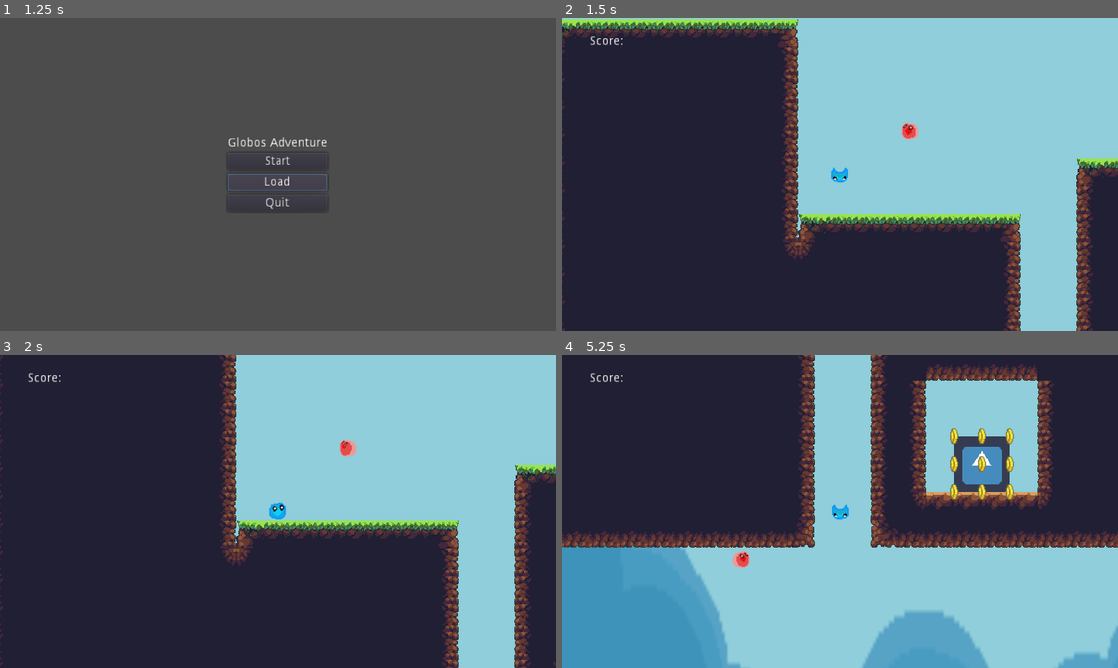
Above: before the commit, frames 1-4 (two rows, left to right).
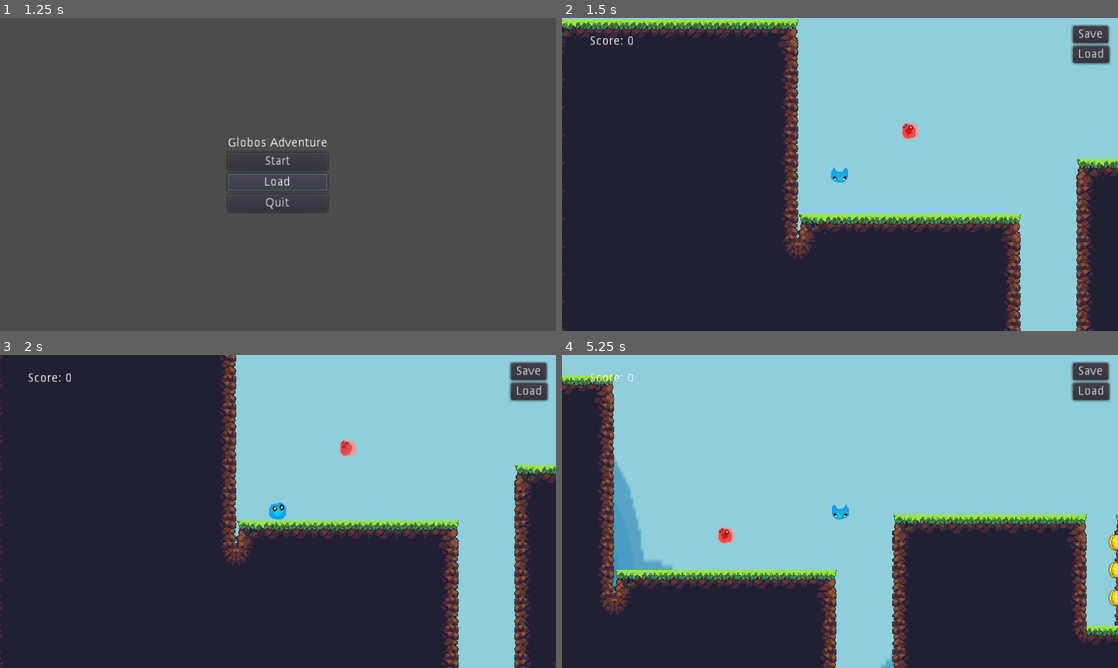
Above: after the commit, the same moments.

Repository: Smaniac1/07-2D-Platformer
Game: Godot game, scene res://Start Menu.tscn
The game is run twice, just before and just after one commit, with the same random seed, the same clock (stepped at 60 frames per second) and the same inputs. The engine's default icon, where the game draws it, is replaced by a stand-in: a white triangle on a blue panel in a dark square.
Inputs (mouse positions are in pixels of both pictures, inside the frame that each line leads up to):
- Up to frame 1 (1.25 s): click "Load" at 0.5 s
- Up to frame 2 (1.5 s): click "Start" at 1.25 s
- Up to frame 3 (2 s): no input
- Up to frame 4 (5.25 s): click (1090, 370) at 2 s, where only the run after the commit has a clickable "Save"; click (1090, 392) at 2.75 s, where only the run after the commit has a clickable "Load"; hold Right (ui_right) 3.53-5.03 s; tap Up (ui_up) at 3.77, 4.52 s; hold Left (ui_left) from 5.03 s (still down)

Frame 1 is identical in both runs. In frame 2, 0.9% of the frame differs, in the area x 11-99%, y 2-16%; in frame 3, 0.9%; in frame 4, 77%, in the area x 0-100%, y 0-100%.

Commit message:
Fixes hitboxes and adds save/load
I am sorry this has taken me so long. There were enough students having trouble, that I decided to offer a solution to everyone. You still have a money-pump problem (you could save which coins are missing, for example), but this is at least a beginning. I hope this helps.

Diff:
--- a/Enemy.gd
+++ b/Enemy.gd
@@ -36,13 +36,14 @@
 
 
 func _on_StompArea2D_area_entered():
-	var bodies = $StompArea2D.get_overlapping_bodies()
-	for body in bodies:
-		if body.name == "Player":
-			if Player.position.y < $StompArea2D/CollisionShape2D.position.y:
-				die()
-			elif Player.position.y - 1> $StompArea2D/CollisionShape2D.position.y:
-				Player.die()
+	pass
+	#var bodies = $StompArea2D.get_overlapping_bodies()
+	#for body in bodies:
+	#	if body.name == "Player":
+	#		if Player.position.y < $StompArea2D/CollisionShape2D.position.y:
+	#			die()
+	#		elif Player.position.y - 1> $StompArea2D/CollisionShape2D.position.y:
+	#			Player.die()
 
 
 func die() -> void:
--- a/Enemy.tscn
+++ b/Enemy.tscn
@@ -14,16 +14,16 @@
 "speed": 10.0
 } ]
 
-[sub_resource type="CircleShape2D" id=4]
+[sub_resource type="CircleShape2D" id=2]
 radius = 11.0
 
-[sub_resource type="CapsuleShape2D" id=5]
+[sub_resource type="CapsuleShape2D" id=3]
 radius = 3.0
 height = 10.0
 
 [node name="Enemy" type="KinematicBody2D"]
 collision_layer = 2
-collision_mask = 4
+collision_mask = 5
 script = ExtResource( 1 )
 __meta__ = {
 "_edit_group_": true
--- /dev/null
+++ b/Global.gd
@@ -0,0 +1,60 @@
+extends Node2D
+
+var score = 0
+var lives = 0
+var level = 0
+
+var save_path = "res://savegame.sav"
+var config = ConfigFile.new()
+var load_data = config.load(save_path)
+
+func save_data():
+	config.set_value("Save","score",score)
+	config.set_value("Save","lives",lives)
+	config.set_value("Save","level",level)
+	config.save(save_path)
+
+func load_data():
+	score = config.get_value("Save","score")
+	lives = config.get_value("Save","lives")
+	level = config.get_value("Save","level")
+	if level == 0:
+		get_tree().change_scene("res://Start Menu.tscn")
+	if level == 1:
+		get_tree().change_scene("res://World.tscn")
+	if level == 2:
+		get_tree().change_scene("res://World2.tscn")
+
+
+
+"""
+func save_game():
+	var save_game = File.new()
+	save_game.open("user://savegame.save", File.WRITE)
+	var save_nodes = get_tree().get_nodes_in_group("Persist")
+	for i in save_nodes:
+		var node_data = i.call("save");
+		save_game.store_line(to_json(node_data))
+	save_game.close()
+
+func load_game():
+	var save_game = File.new()
+	if not save_game.file_exists("user://savegame.save"):
+		return # Error! We don't have a save to load.
+
+	var save_nodes = get_tree().get_nodes_in_group("Persist")
+	for i in save_nodes:
+		i.queue_free()
+
+	save_game.open("user://savegame.save", File.READ)
+	while not save_game.eof_reached():
+		var current_line = parse_json(save_game.get_line())
+		var new_object = load(current_line["filename"]).instance()
+		get_node(current_line["parent"]).add_child(new_object)
+		new_object.position = Vector2(current_line["pos_x"], current_line["pos_y"])
+		for i in current_line.keys():
+			if i == "filename" or i == "parent" or i == "pos_x" or i == "pos_y":
+				continue
+			new_object.set(i, current_line[i])
+	save_game.close()
+"""
--- /dev/null
+++ b/Global.tscn
@@ -0,0 +1,6 @@
+[gd_scene load_steps=2 format=2]
+
+[ext_resource path="res://Global.gd" type="Script" id=1]
+
+[node name="Global" type="Node2D"]
+script = ExtResource( 1 )
--- a/KinematicBody2D.gd
+++ b/KinematicBody2D.gd
@@ -10,6 +10,8 @@
 
 export(String, FILE, "*.tscn") var level_select
 
+func _ready():
+	$Camera2D/Score.update_score(0)
 
 
 func _physics_process(delta):
@@ -51,12 +53,24 @@
 
 func update_score(p):
 	$Camera2D/Score.update_score(p)
+	get_node("/root/Global").score = $Camera2D/Score.score
 
-func _on_EnemyDetector_body_entered():
-	var bodies = $EnemyDetector.get_overlapping_bodies()
-	for body in bodies:
-		if body.name == "Enemy":
-				die()
+func _on_EnemyDetector_body_entered(body):
+	if body.name == "Enemy":
+		die()
 
 func die():
 	get_tree().change_scene(level_select)
+
+
+func _on_StompArea_body_entered(body):
+	if body.name == "Enemy":
+		body.die()
+
+
+func _on_Save_pressed():
+	get_node("/root/Global").save_data()
+
+
+func _on_Load_pressed():
+	get_node("/root/Global").load_data()
--- a/Player.tscn
+++ b/Player.tscn
@@ -13,37 +13,37 @@
 
 [sub_resource type="SpriteFrames" id=1]
 animations = [ {
-"frames": [ ExtResource( 4 ), ExtResource( 1 ), ExtResource( 5 ), ExtResource( 6 ), ExtResource( 5 ), ExtResource( 1 ) ],
+"frames": [ ExtResource( 3 ) ],
 "loop": true,
-"name": "Run",
-"speed": 15.0
+"name": "Fall",
+"speed": 5.0
 }, {
 "frames": [ ExtResource( 7 ) ],
 "loop": true,
 "name": "Jump",
 "speed": 10.0
 }, {
+"frames": [ ExtResource( 4 ), ExtResource( 1 ), ExtResource( 5 ), ExtResource( 6 ), ExtResource( 5 ), ExtResource( 1 ) ],
+"loop": true,
+"name": "Run",
+"speed": 15.0
+}, {
 "frames": [ ExtResource( 2 ) ],
 "loop": true,
 "name": "Idle",
-"speed": 5.0
-}, {
-"frames": [ ExtResource( 3 ) ],
-"loop": true,
-"name": "Fall",
 "speed": 5.0
 } ]
 
 [sub_resource type="CircleShape2D" id=2]
 
-[sub_resource type="CircleShape2D" id=3]
-radius = 12.0
+[sub_resource type="RectangleShape2D" id=3]
+extents = Vector2( 12.953, 10.2256 )
+
+[sub_resource type="RectangleShape2D" id=4]
+extents = Vector2( 10, 8.03323 )
 
 [node name="Player" type="KinematicBody2D"]
 script = ExtResource( 10 )
-__meta__ = {
-"_edit_group_": true
-}
 
 [node name="Sprite" type="AnimatedSprite" parent="."]
 frames = SubResource( 1 )
@@ -67,10 +67,34 @@
 "_edit_use_anchors_": false
 }
 
+[node name="Save" type="Button" parent="Camera2D"]
+margin_left = 268.375
+margin_top = -170.875
+margin_right = 309.375
+margin_bottom = -150.875
+text = "Save"
+__meta__ = {
+"_edit_use_anchors_": false
+}
+
+[node name="Load" type="Button" parent="Camera2D"]
+margin_left = 267.875
+margin_top = -148.375
+margin_right = 308.875
+margin_bottom = -128.375
+text = "Load"
+__meta__ = {
+"_edit_use_anchors_": false
+}
+
 [node name="EnemyDetector" type="Area2D" parent="."]
 
 [node name="CollisionShape2D" type="CollisionShape2D" parent="EnemyDetector"]
+position = Vector2( 0, -3 )
 shape = SubResource( 3 )
+__meta__ = {
+"_edit_group_": true
+}
 
 [node name="ParallaxBackground" type="ParallaxBackground" parent="."]
 
@@ -84,3 +108,13 @@
 scale = Vector2( 1, 2 )
 texture = ExtResource( 11 )
 centered = false
+
+[node name="StompArea" type="Area2D" parent="."]
+
+[node name="CollisionShape2D" type="CollisionShape2D" parent="StompArea"]
+position = Vector2( 0, 5 )
+shape = SubResource( 4 )
+[connection signal="pressed" from="Camera2D/Save" to="." method="_on_Save_pressed"]
+[connection signal="pressed" from="Camera2D/Load" to="." method="_on_Load_pressed"]
+[connection signal="body_entered" from="EnemyDetector" to="." method="_on_EnemyDetector_body_entered"]
+[connection signal="body_entered" from="StompArea" to="." method="_on_StompArea_body_entered"]
--- a/Score.gd
+++ b/Score.gd
@@ -6,5 +6,6 @@
 	pass
 
 func update_score(p):
-	score += p
+	get_node("/root/Global").score += p
+	score = get_node("/root/Global").score
 	text = 'Score: ' + str(score)
--- /dev/null
+++ b/World.gd
@@ -0,0 +1,4 @@
+extends Node2D
+
+func _ready():
+	get_node("/root/Global").level = 1
--- a/World.tscn
+++ b/World.tscn
@@ -1,12 +1,14 @@
-[gd_scene load_steps=6 format=2]
+[gd_scene load_steps=7 format=2]
 
 [ext_resource path="res://Player.tscn" type="PackedScene" id=1]
 [ext_resource path="res://LevelEnd.tscn" type="PackedScene" id=2]
 [ext_resource path="res://JungleDirtTileSet.tres" type="TileSet" id=3]
 [ext_resource path="res://Coin.tscn" type="PackedScene" id=4]
 [ext_resource path="res://Enemy.tscn" type="PackedScene" id=5]
+[ext_resource path="res://World.gd" type="Script" id=6]
 
 [node name="World" type="Node2D"]
+script = ExtResource( 6 )
 
 [node name="Player" parent="." instance=ExtResource( 1 )]
 position = Vector2( 80, 96 )
--- /dev/null
+++ b/World2.gd
@@ -0,0 +1,4 @@
+extends Node
+
+func _ready():
+	get_node("/root/Global").level = 2
--- a/World2.tscn
+++ b/World2.tscn
@@ -1,12 +1,14 @@
-[gd_scene load_steps=6 format=2]
+[gd_scene load_steps=7 format=2]
 
 [ext_resource path="res://JungleDirtTileSet.tres" type="TileSet" id=1]
 [ext_resource path="res://Player.tscn" type="PackedScene" id=2]
 [ext_resource path="res://LevelEnd.tscn" type="PackedScene" id=3]
 [ext_resource path="res://MovingPlatform.tscn" type="PackedScene" id=4]
 [ext_resource path="res://Coin.tscn" type="PackedScene" id=5]
+[ext_resource path="res://World2.gd" type="Script" id=6]
 
 [node name="World2" type="Node"]
+script = ExtResource( 6 )
 
 [node name="TileMap" type="TileMap" parent="."]
 tile_set = ExtResource( 1 )
--- a/project.godot
+++ b/project.godot
@@ -19,6 +19,10 @@
 run/main_scene="res://Start Menu.tscn"
 config/icon="res://icon.png"
 
+[autoload]
+
+Global="*res://Global.tscn"
+
 [display]
 
 window/size/width=640
Not shown: 2 places in Enemy.tscn that only renumber resources
Not shown: 1 places in Player.tscn that only renumber resources
Not shown, added: savegame.sav
